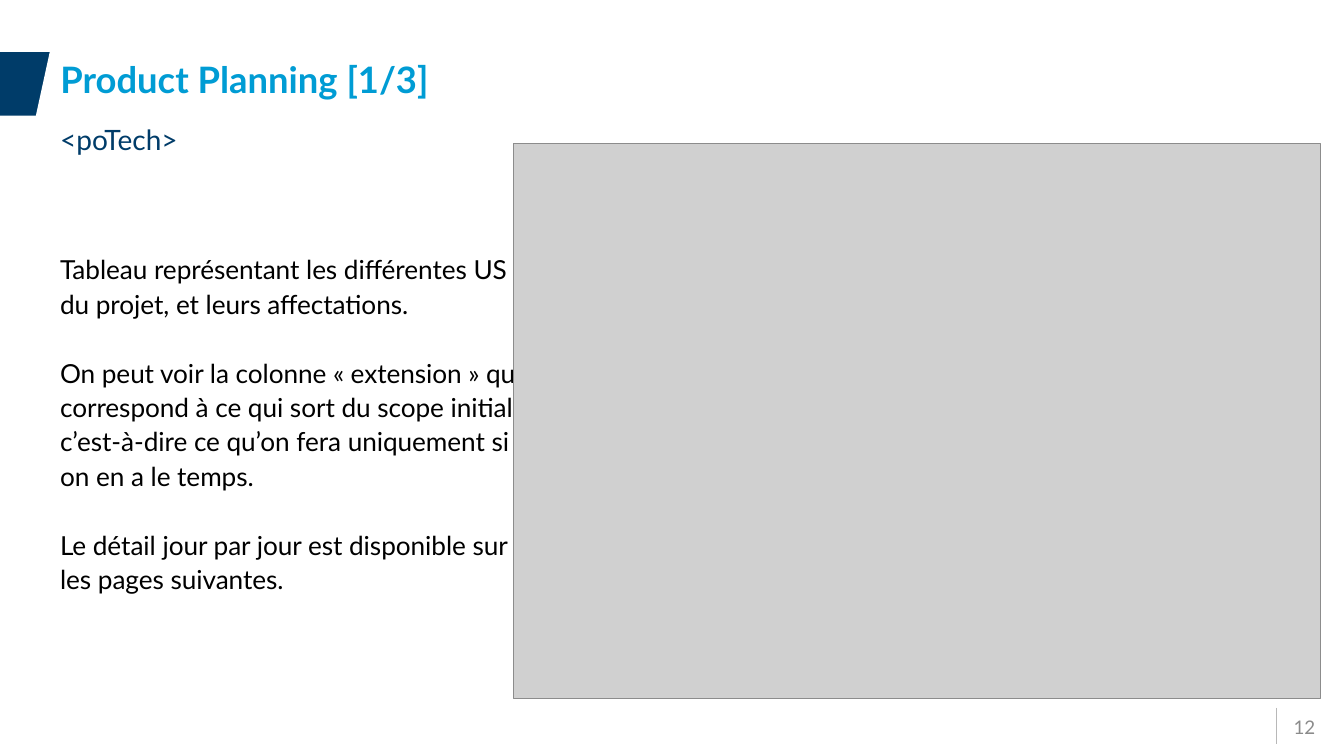
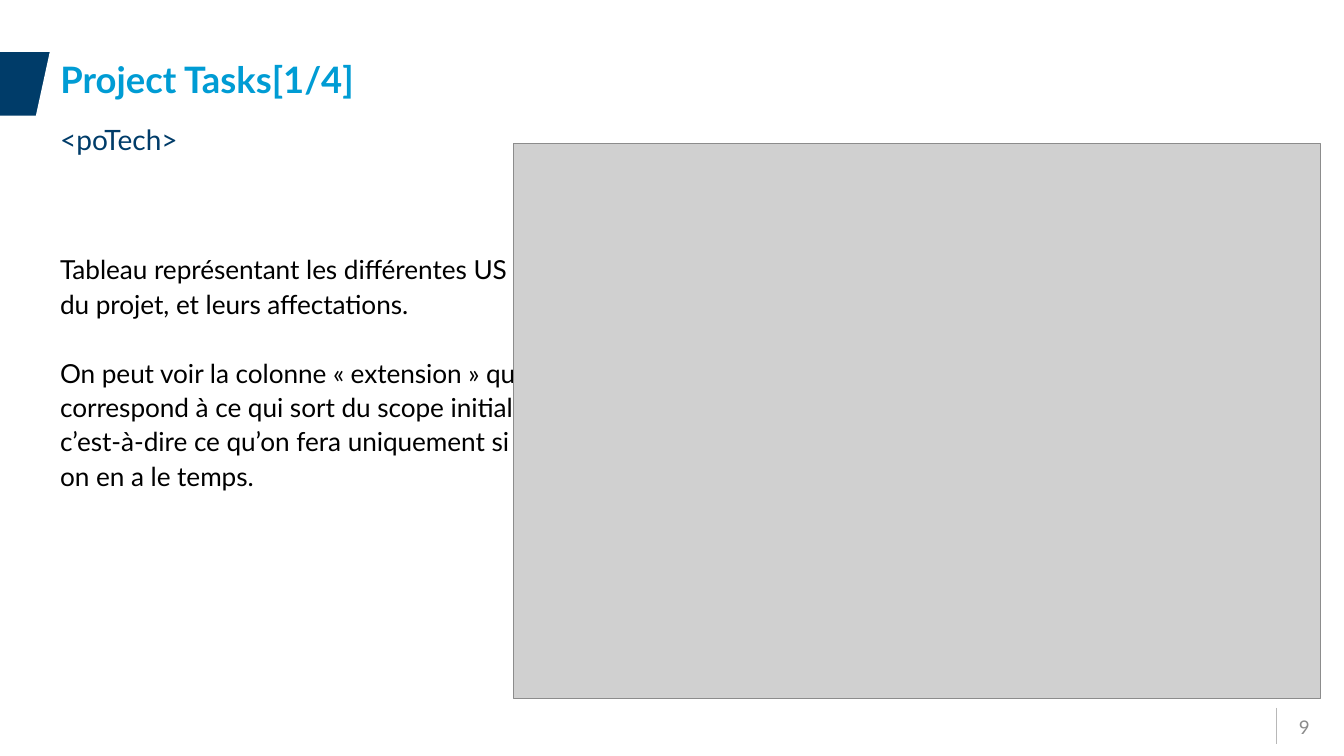
Before and after one commit to HW-Alex/ProjetIotYnov, a slide deck: slide 9 of Projet/Presentation/Presentation_Groupe05.pptx (slide 12 before the commit). Drawn at 1344x756 pixels with LibreOffice and Linux fonts; fonts in the diff are those of the drawing; grey boxes stand for pictures; background and template pictures are left out. Boxes give left, top, right and bottom in pixels: in the first picture for what was removed or moved away, otherwise in the second. Text is boxed around its words. In the diff, an @@ line names an element or a change of style, - is before the commit and + after.

```diff
--- a/Projet/Presentation/Presentation_Groupe05.pptx
+++ b/Projet/Presentation/Presentation_Groupe05.pptx
@@ title at bbox=[60, 65, 354, 100]: text changed @@
-Product Planning [1/3]
+Project Tasks[1/4]
@@ text at bbox=[60, 535, 508, 594]: paragraph removed @@
-Le détail jour par jour est disponible sur les pages suivantes.
@@ page number at bbox=[1299, 720, 1310, 734]: text changed @@
-12
+9
```
Also in this commit, not shown: 7 other slides changed, 1 slide added.
